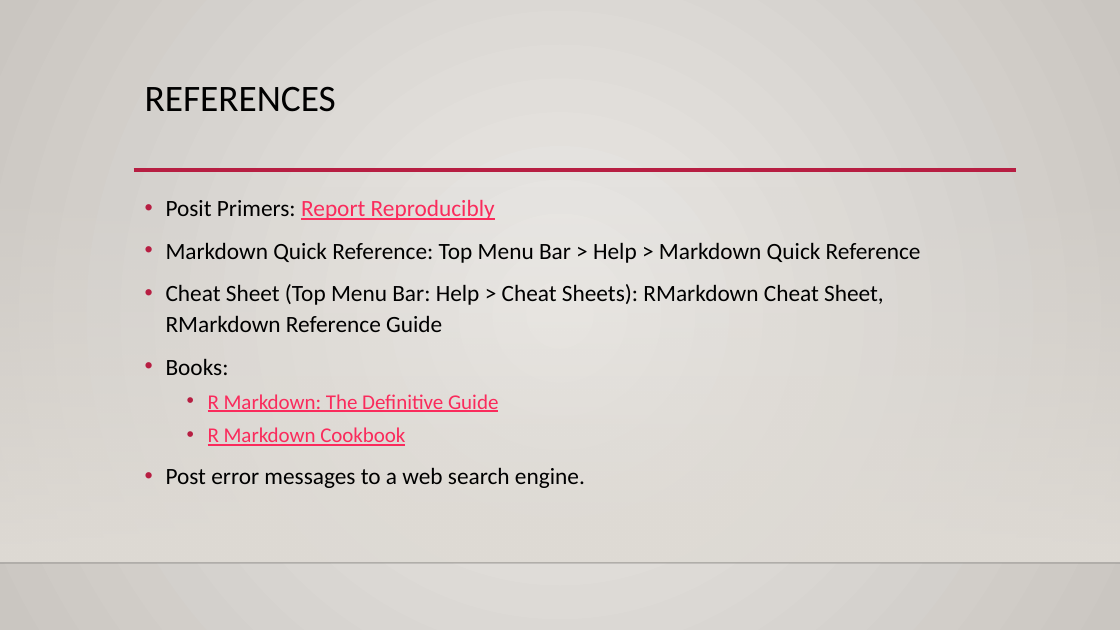
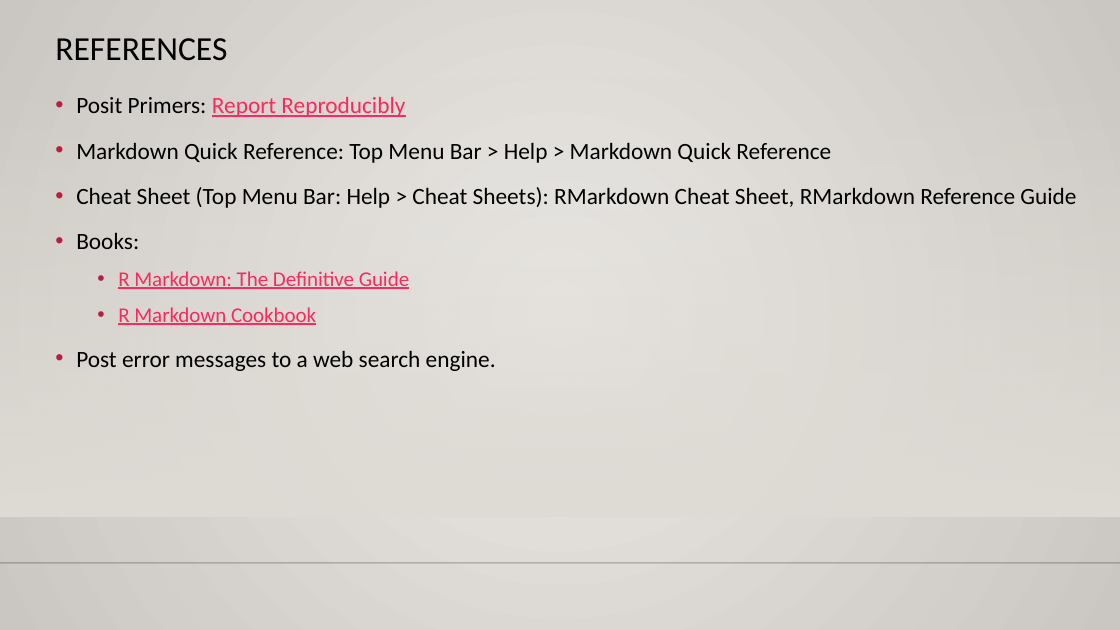
Before and after one commit to icu-hsuzuki/da4r2022_note, a slide deck: slide 14 of ref-ppt-style.pptx. Drawn at 1120x630 pixels with LibreOffice and Linux fonts; fonts in the diff are those of the drawing; background and template pictures are left out. Boxes give left, top, right and bottom in pixels: in the first picture for what was removed or moved away, otherwise in the second. Text is boxed around its words. In the diff, an @@ line names an element or a change of style, - is before the commit and + after.

```diff
--- a/ref-ppt-style.pptx
+++ b/ref-ppt-style.pptx
@@ title "REFERENCES": place and size @@
-title "REFERENCES" at <box>145,86,336,112</box>
+title "REFERENCES" at <box>55,38,227,61</box>
@@ title "REFERENCES" at <box>55,38,227,61</box>: size 24 to 21.6 pt @@
@@ rectangle: place and size @@
-rectangle at <box>0,186,1120,563</box>
+rectangle at <box>0,75,1120,516</box>
@@ text "Posit Primers: Report Reproducibly": place and size @@
-text "Posit Primers: Report Reproducibly" at <box>166,200,921,488</box>
+text "Posit Primers: Report Reproducibly" at <box>76,97,1076,371</box>
@@ text "Posit Primers: Report Reproducibly" at <box>76,97,1076,371</box>: line spacing 1.1 to 1.2 @@
@@ line removed from (133, 169) to (1016, 169) @@
```
Also in this commit, not shown: 13 other slides changed, 37 other files.
